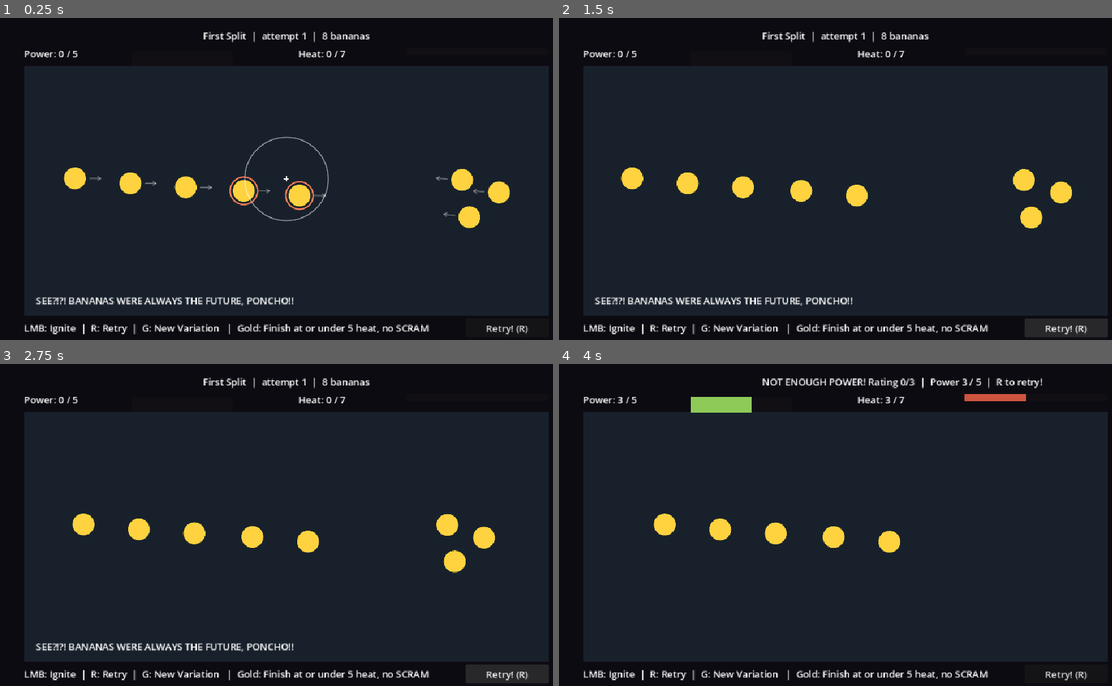
Above: before the commit, frames 1-4 (two rows, left to right).
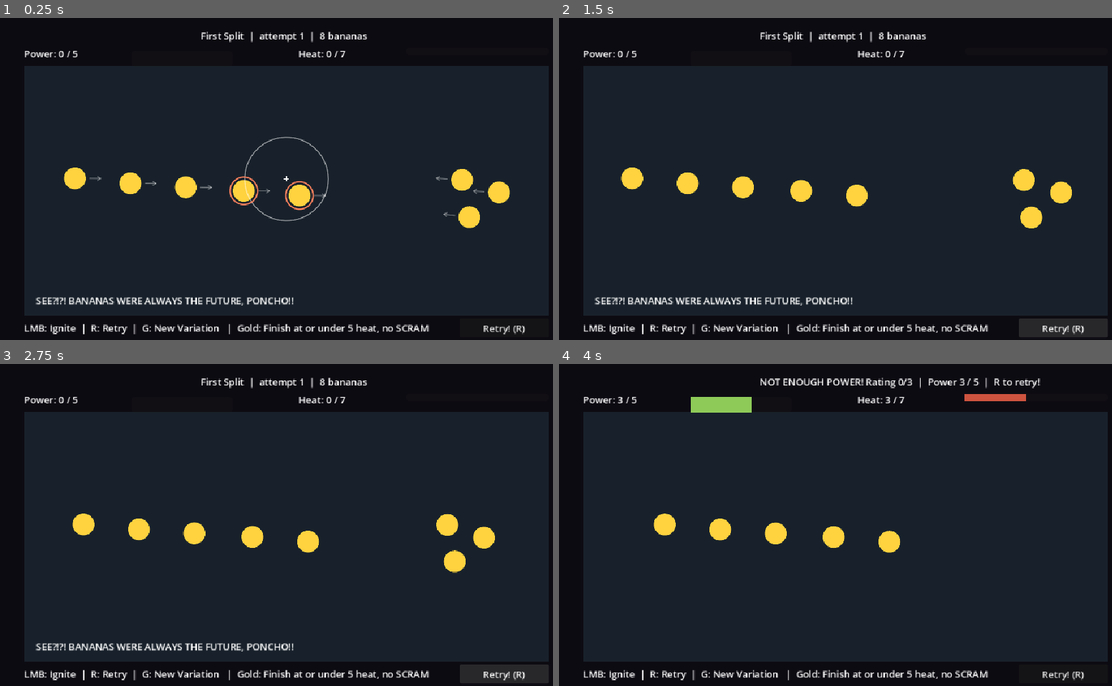
Above: after the commit, the same moments.

Repository: UnderstoodUseYourUsernameHere/banana-fission
Game: Godot game, scene res://scenes/main.tscn
Same seed, same stepped clock (60 frames per second), same inputs: the game is played once before the commit and once after it.
Inputs (mouse positions are in pixels of both pictures, inside the frame that each line leads up to):
- Up to frame 1 (0.25 s): no input
- Up to frame 2 (1.5 s): click "Retry! (R)" at 0.5 s; click "Retry! (R)" at 1.25 s
- Up to frame 3 (2.75 s): click "Retry! (R)" at 2 s
- Up to frame 4 (4 s): tap Enter at 2.75 s; move the mouse to (973, 508) at 2.77 s; press the mouse at (973, 508) at 2.78 s; hold Right 2.78-3.5 s; release the mouse at (973, 508) at 3.5 s; drag from (730, 541) to (818, 589) at 3.52 s

The runs differ from the first frame. In frame 1, 0.6% of the frame differs, in the area x 36-96%, y 4-99%; in frame 2, 0.6%; in frame 3, 0.6%; in frame 4, 1.0%.

Commit message:
rebalance level 2 hazard formation

Diff:
--- a/scenes/main.tscn
+++ b/scenes/main.tscn
@@ -51,7 +51,7 @@
 
 [node name="Status" type="Label" parent="HUD" unique_id=674105017]
 unique_name_in_owner = true
-offset_left = 340.0
+offset_left = 336.0
 offset_top = 18.0
 offset_right = 920.0
 offset_bottom = 44.0
@@ -104,7 +104,7 @@
 
 [node name="Retry" type="Button" parent="HUD" unique_id=839248469]
 unique_name_in_owner = true
-offset_left = 780.0
+offset_left = 770.0
 offset_top = 504.0
 offset_right = 920.0
 offset_bottom = 536.0
